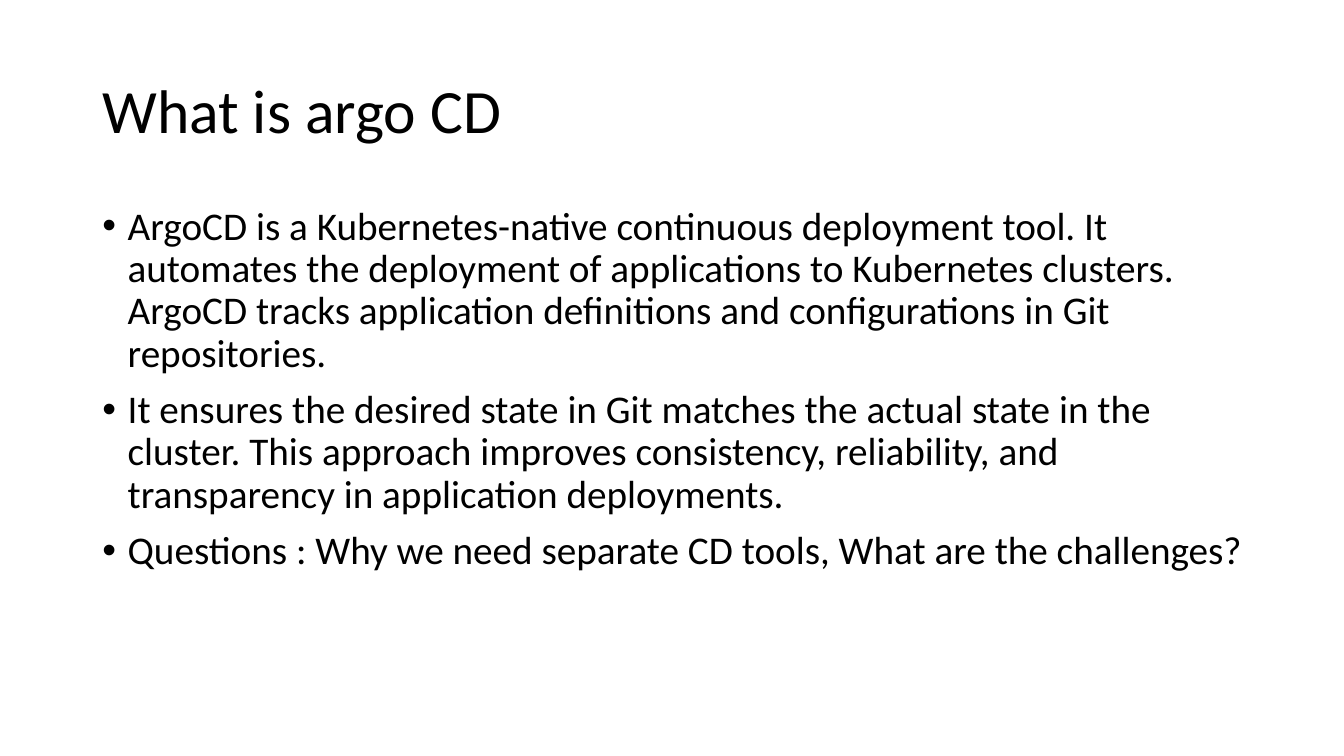
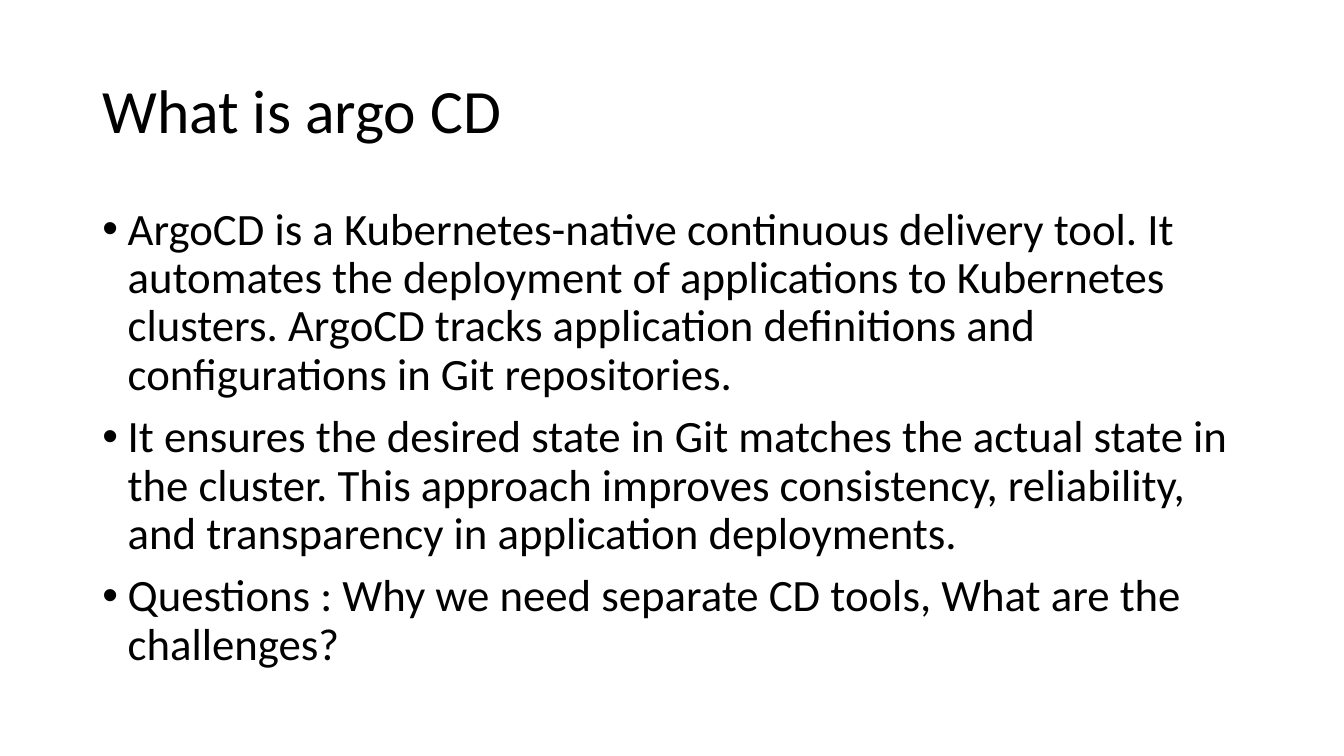
Before and after one commit to amitopenwriteup/argodocs, a slide deck: slide 2 of ArgoCD.pptx. Drawn at 1344x756 pixels with LibreOffice and Linux fonts; fonts in the diff are those of the drawing. Boxes give left, top, right and bottom in pixels: in the first picture for what was removed or moved away, otherwise in the second. Text is boxed around its words. In the diff, an @@ line names an element or a change of style, - is before the commit and + after.

```diff
--- a/ArgoCD.pptx
+++ b/ArgoCD.pptx
@@ text at (x1=128, y1=214, x2=1173, y2=398): text changed; size 28 to 32 pt @@
-• ArgoCD is a Kubernetes-native continuous deployment tool. It automates the deployment of applications to Kubernetes clusters. ArgoCD tracks application definitions and configurations in Git repositories.
+• ArgoCD is a Kubernetes-native continuous delivery tool. It automates the deployment of applications to Kubernetes clusters. ArgoCD tracks application definitions and configurations in Git repositories.
@@ text at (x1=128, y1=421, x2=1227, y2=668): size 28 to 32 pt in "It ensures the desired state in Git ...", "Questions : Why we need separate CD ..." @@
```
